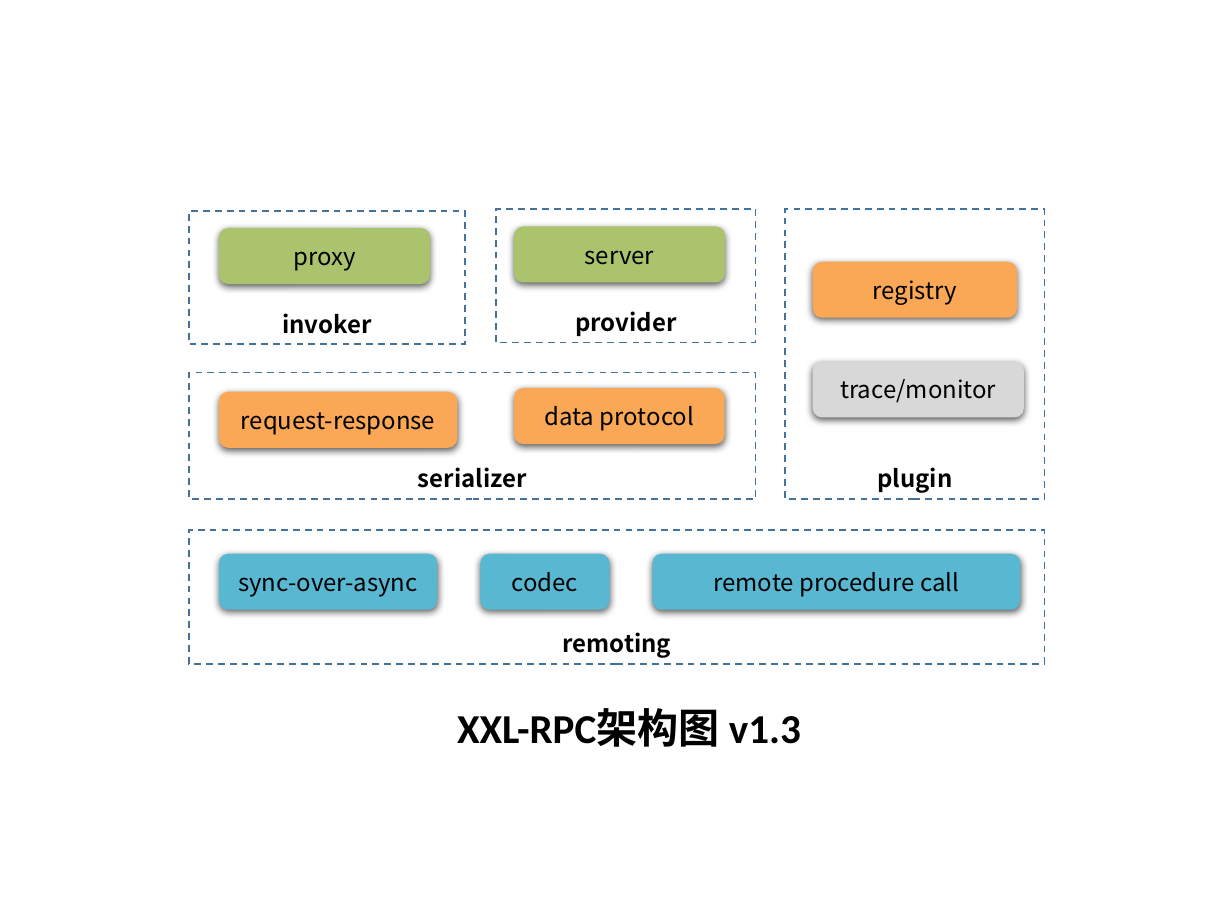
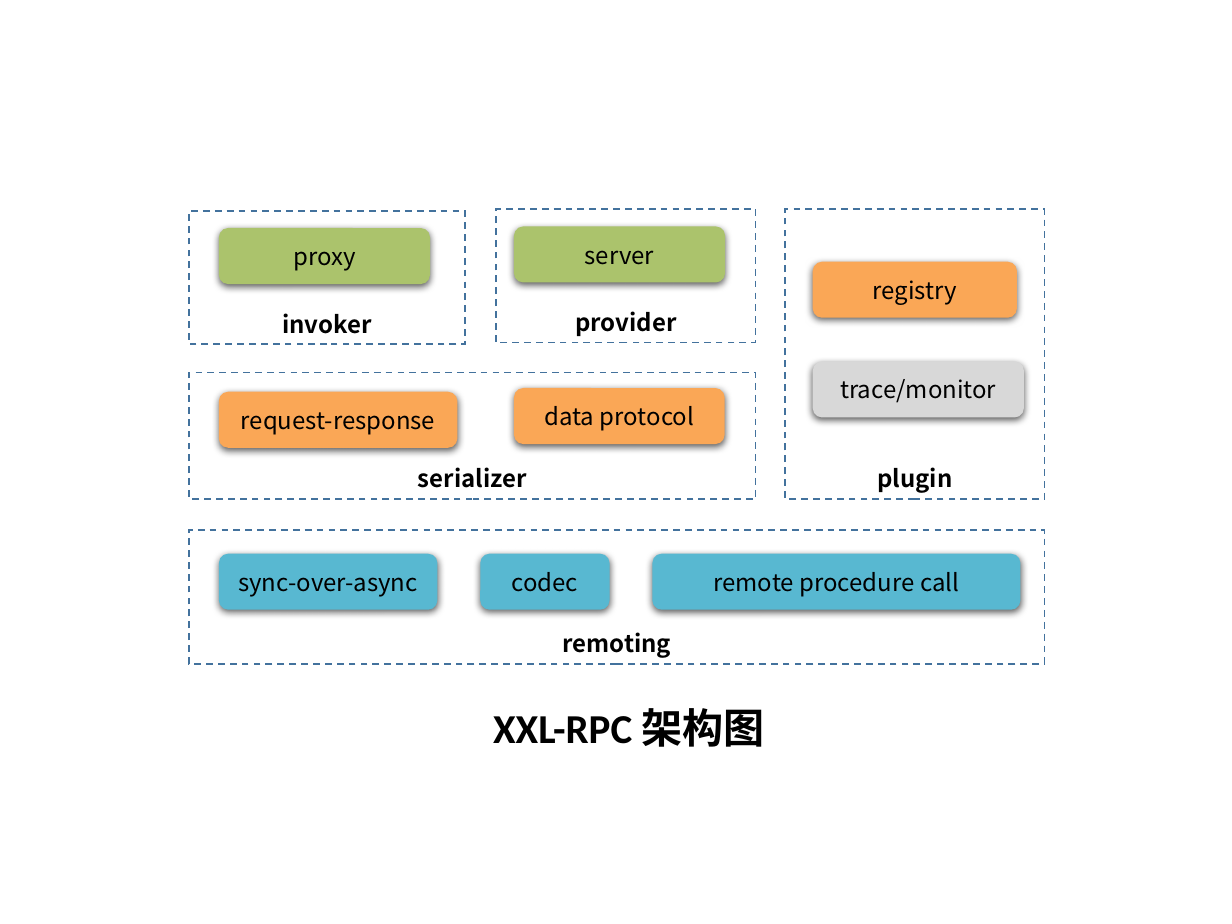
Before and after one commit to xuxueli/xxl-rpc, a slide deck: slide 1 of doc/XXL-RPC架构图.pptx (slide 3 before the commit). Drawn at 1232x924 pixels with LibreOffice and Linux fonts; fonts in the diff are those of the drawing. Boxes give left, top, right and bottom in pixels: in the first picture for what was removed or moved away, otherwise in the second. Text is boxed around its words. In the diff, an @@ line names an element or a change of style, - is before the commit and + after.

```diff
--- a/doc/XXL-RPC架构图.pptx
+++ b/doc/XXL-RPC架构图.pptx
@@ text at box(493, 708, 765, 747): text changed @@
-XXL-RPC架构图 v1.3
+XXL-RPC 架构图
```
Also in this commit, not shown: 1 other slide changed, 2 slides removed.
